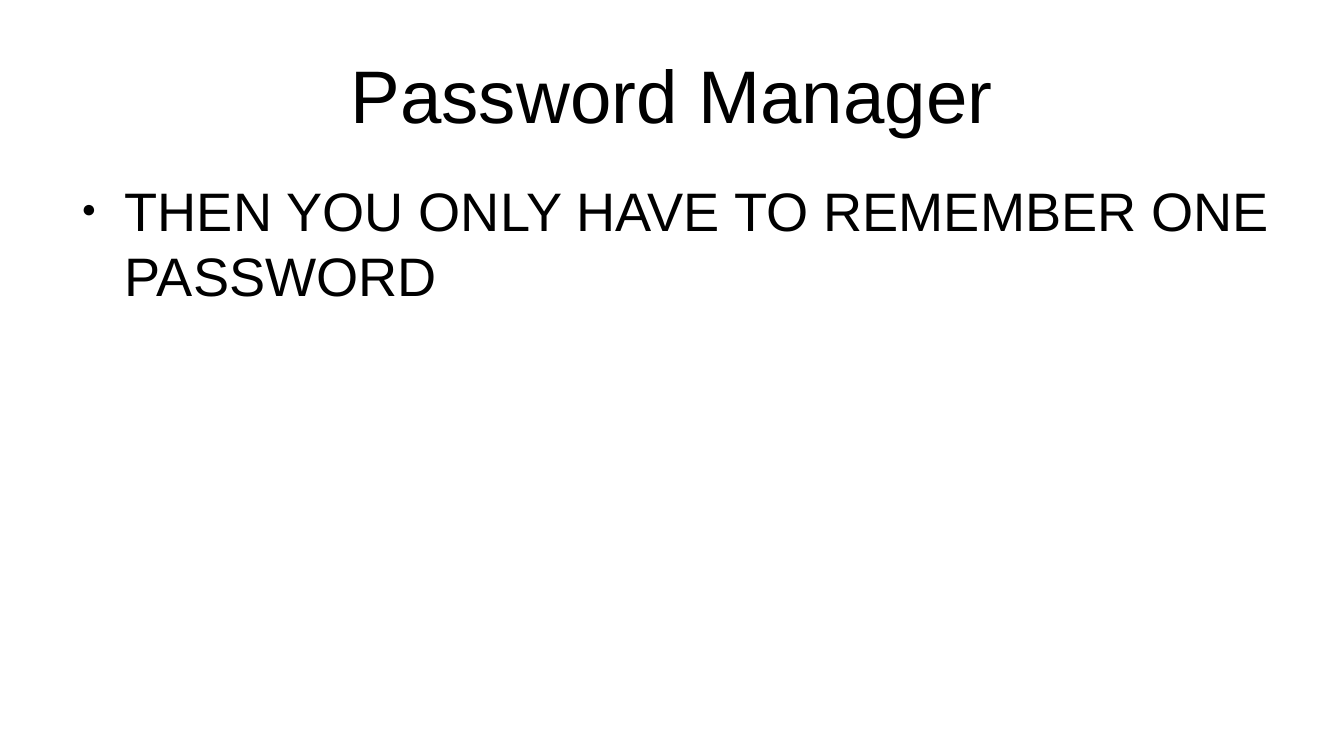
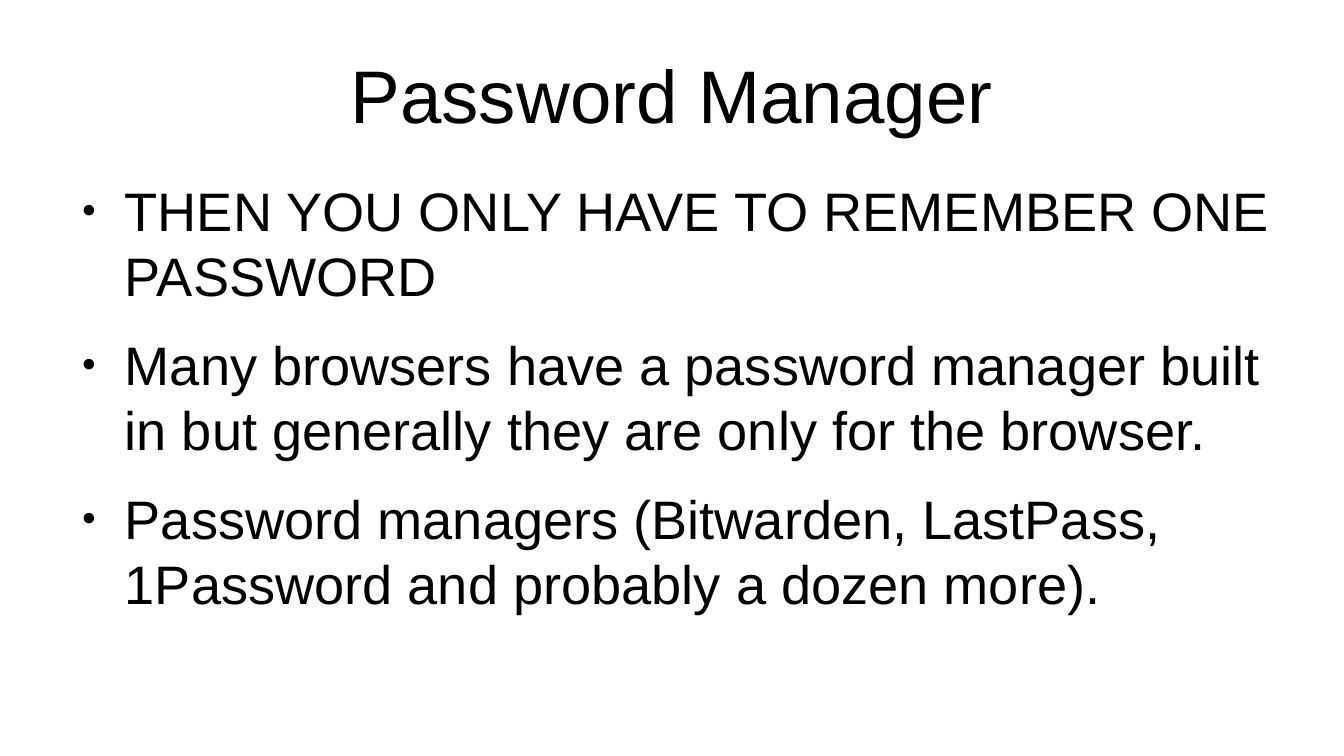
Before and after one commit to CochiseLinuxUsersGroup/Presentations, a slide deck: slide 23 of Security Considerations Encore.odp (slide 21 before the commit). Drawn at 1344x756 pixels with LibreOffice and Linux fonts; fonts in the diff are those of the drawing. Boxes give left, top, right and bottom in pixels: in the first picture for what was removed or moved away, otherwise in the second. Text is boxed around its words. In the diff, an @@ line names an element or a change of style, - is before the commit and + after.

```diff
--- a/Security Considerations Encore.odp
+++ b/Security Considerations Encore.odp
@@ text at [125,345,1259,613]: paragraphs added @@
+● Many browsers have a password manager built in but generally they are only for the browser.
+● Password managers (Bitwarden, LastPass, 1Password and probably a dozen more).
```
Also in this commit, not shown: 7 other slides changed, 13 slides added, 6 slides removed.
